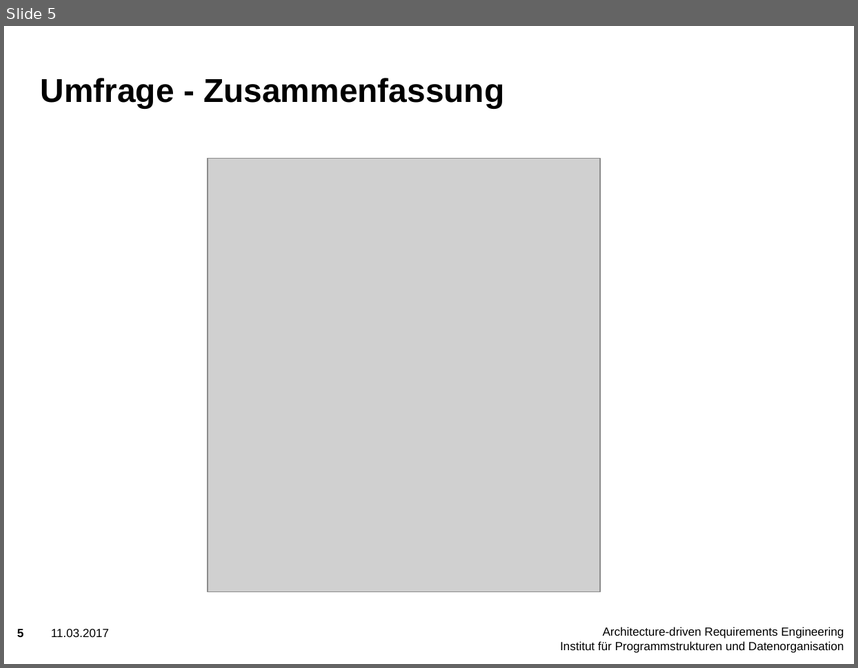
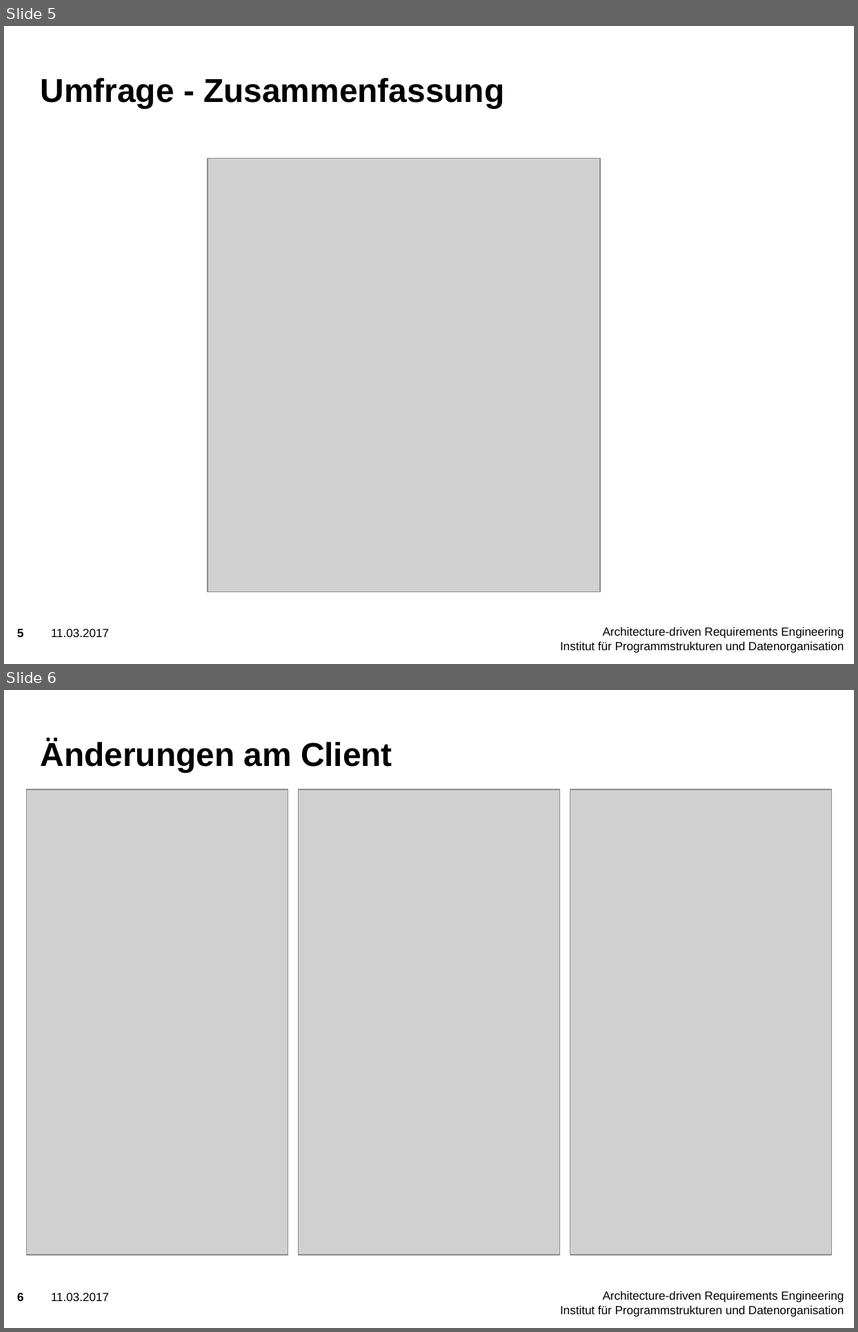
Before and after one commit to njules/goApp, a slide deck: Qualitätssicherung/Testphase.pptx. Shown one above the other, each under a label of ours: slide 5 before the commit, slides 5 and 6 after it. The pictures are 858x668 and 858x1332 pixels, drawn with LibreOffice and Linux fonts; fonts in the diff are those of the drawing; grey boxes stand for pictures; background and template pictures are left out. Boxes give left, top, right and bottom in pixels: in the first picture for what was removed or moved away, otherwise in the second. Text is boxed around its words. In the diff, an @@ line names an element or a change of style, - is before the commit and + after.

```diff
--- a/Qualitätssicherung/Testphase.pptx
+++ b/Qualitätssicherung/Testphase.pptx
@@ slide 6 added at (4,690,854,1328), background picture (left out); not listed: 3 template elements that a slide beside it also shows @@
@@ title added at (41,740,392,773), 28 pt, text #000000, bold @@
+Änderungen am Client
@@ picture added at (26,789,288,1254) @@
@@ picture added at (298,789,560,1254) @@
@@ picture added at (570,789,832,1254) @@
```
Also in this commit, not shown: 8 other slides changed, 1 other slide added, 1 slide removed.
